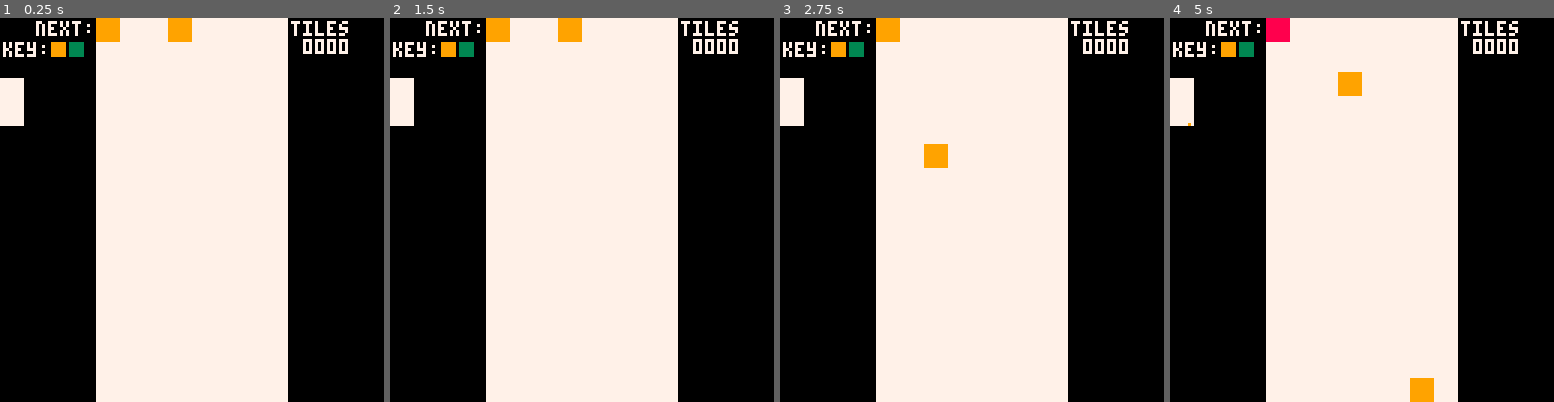
Above: before the commit, frames 1-4 (left to right).
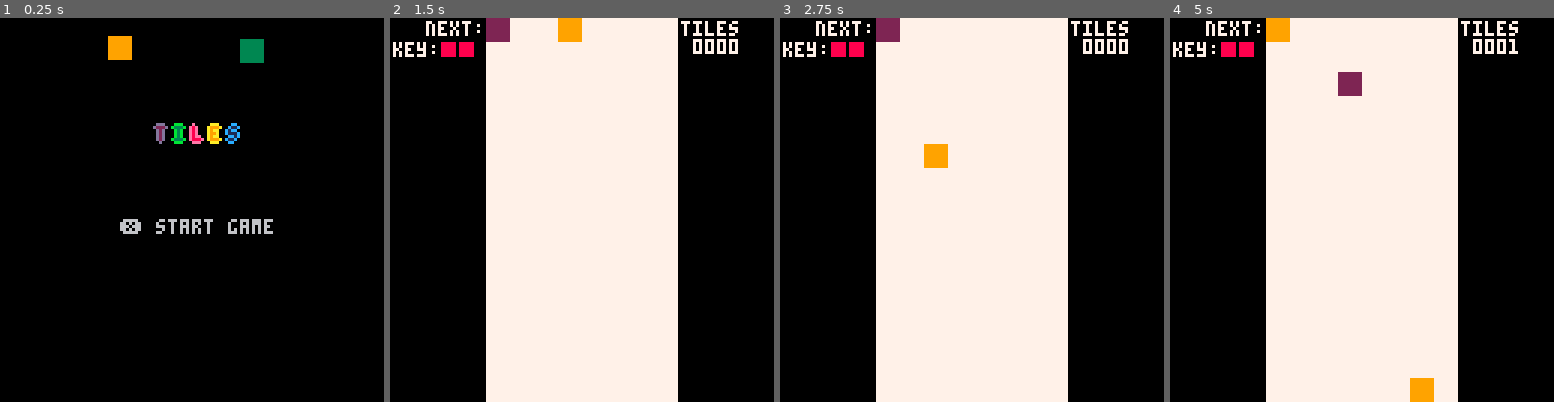
Above: after the commit, the same moments.

Repository: jplopez/1kjam
Game: PICO-8 cartridge 1kjam.p8
Same seed, same stepped clock (60 frames per second), same inputs: the game is played once before the commit and once after it.
Inputs:
- Up to frame 1 (0.25 s): no input
- Up to frame 2 (1.5 s): tap X (X key) at 1.07 s
- Up to frame 3 (2.75 s): hold Left 1.97-2.37 s; tap X (X key) at 2.07, 2.4, 2.73 s; hold Down from 2.42 s (still down)
- Up to frame 4 (5 s): release Down at 2.82 s; hold Right 2.87-3.53 s; tap X (X key) every 0.33 s from 3.07 to 4.73 s; hold Right 4.13-4.53 s; hold Down from 4.58 s (still down)

The runs differ from the first frame. In frame 1, 52% of the frame differs, in the area x 0-91%, y 0-100%; in frame 2, 1.5%; in frame 3, 1.5%; in frame 4, 1.9%.

Commit message:
final blowout

Diff:
--- a/1kjam.p8
+++ b/1kjam.p8
@@ -15,31 +15,11 @@
 #include src/scenes/game.lua
 #include src/scenes/lose.lua
 
-function _init()ln("1kjam started")scene:load(game_scene)end
+function _init()ln("1kjam started")scene:load(title_scene)end
 
 function _update()scene.current:update()end
 
-function _draw()cls()draw_ui()scene.current:draw()end
-
-function draw_ui()
-	-- playable area
-	rectfill(32,0,95,127,7)
-	-- ui
-	?"next:",12,1,7
-	?"tiles\n "..pad(tcount,4),97,1,7
-	?"key:",1,8,7
-	rectfill(17,8,21,12,key[1])
-	rectfill(23,8,27,12,key[2])
-
-	--debug
-	rectfill(0,20,7,25,7)
-	for c=1,8 do
-		for r=1,16 do
-			local clr=(board:is_empty(c,r) and 7 or board:get(c,r).clr)
-			pset(c-1,19+r,clr)
-		end
-	end
-end
+function _draw()cls()scene.current:draw()end
 
 
 
--- a/src/commons.lua
+++ b/src/commons.lua
@@ -13,7 +13,7 @@
 })
 
 -- generates the matching key
-function refresh_key()key={rnd(clrs),rnd(clrs)}end
+function refresh_key(_ENV)key={rnd(clrs),rnd(clrs)}end
 
 function l(text,...)
   local pre=tostr(t())pre=pre..spaces(8-#pre)
@@ -38,14 +38,14 @@
   if #impact>0 then
     local match=false
     for tl in all(impact)do
-      if(tl~=e and key_check(trigger,tl))board:destroy(tl.x,tl.y)tl:destroy()match=true
+      if(tl~=e and key_check(_ENV,trigger,tl))board:destroy(tl.x,tl.y)tl:destroy()match=true
     end
-    if(match)board:destroy(x,y)trigger:destroy()refresh_key()
+    if(match)board:destroy(x,y)trigger:destroy()refresh_key(_ENV)
   end
 end
 
 -- checks the if slot x,y with color 'c' matches any of the keys
-function key_check(tl1,tl2)
+function key_check(_ENV,tl1,tl2)
   l("key check")l(tl1)l(tl2)
   return (tl1.clr==key[1] and tl2.clr==key[2])
     or (tl1.clr==key[2] and tl2.clr==key[1])
--- a/src/entities/tile.lua
+++ b/src/entities/tile.lua
@@ -9,16 +9,16 @@
   -- utility constructors for current and next
   random=function(_ENV,_x,_y)
     return tile({x=_x or 1, y=_y or 1,
-        clr=rnd(clrs), state=global.idle})
+        clr=rnd(clrs),state=global.idle})
   end,
 
   move=function(_ENV,dx,dy)
     local nx=mid(1,x+dx,8)
 	  local ny=min(y+dy,16)
-    if(board:is_empty(nx,ceil(ny))) then
+    if(board:is_empty(nx,ceil(ny)))then
       x,y=nx,ny --update tile position
       state=global.move
-      if(y==16) state=global.parked
+      if(y==16)state=global.parked
     else
       y=flr(ny)
       state=global.parked
@@ -26,12 +26,10 @@
     return(state==global.move)
   end,
 
-  update=function(_ENV) if(state==global.move) move(_ENV,0,tsp)end,
+  update=function(_ENV)if(state==global.move)move(_ENV,0,tsp)end,
 
   draw=function(_ENV)
-    --l("tile draw x,y:"..x..","..y)
     rectfill(32+((x-1)*8),(y-1)*8,
         32+(x*8)-1,y*8-1,clr)
   end,
-
 })
--- a/src/scenes/game.lua
+++ b/src/scenes/game.lua
@@ -4,9 +4,10 @@
     board:init()
     board:setup()
     key=entity:extend()
-    refresh_key()
+    refresh_key(_ENV)
     cur=tile:random(4)
     nxt=tile:random()
+		tcount=0
 		l(cur)l(nxt)
 	end,
 
@@ -14,19 +15,17 @@
 		entity:each("update")
     input(_ENV)
     update_current(_ENV)
-
 		-- check win state
 		-- if #heart.pool==0 then
 		-- 	scene:load(win_scene)
 		-- end
-
 		-- check game over state
 		if(cur.y==1 and cur.state==global.parked) then
 		 	scene:load(lose_scene)
 		end
 	end,
 
-	draw=function(_ENV)entity:each("draw")end,
+	draw=function(_ENV)draw_ui(_ENV)entity:each("draw")end,
 })
 
 -- handle inputs
@@ -49,3 +48,22 @@
 		tcount+=1
 	end
 end
+
+function draw_ui(_ENV)
+	-- playable area
+	rectfill(32,0,95,127,7)
+	-- ui
+	?"next:",12,1,7
+	?"tiles\n "..pad(tcount,4),97,1,7
+	?"key:",1,8,7
+	rectfill(17,8,21,12,key[1])
+	rectfill(23,8,27,12,key[2])
+	--debug
+	-- rectfill(0,20,7,25,7)
+	-- for c=1,8 do
+	-- 	for r=1,16 do
+	-- 		local clr=(board:is_empty(c,r) and 7 or board:get(c,r).clr)
+	-- 		pset(c-1,19+r,clr)
+	-- 	end
+	-- end
+end
--- a/src/scenes/title.lua
+++ b/src/scenes/title.lua
@@ -1,32 +1,32 @@
 title_scene=scene:extend({
-	init=function(_ENV)
-		frame=0
-	end,
+
+	init=function(_ENV)entity:each("destroy")end,
 
 	update=function(_ENV)
 		entity:each("update")
-
-		if btnp(❎) then
-			scene:load(game_scene)
-		end
-
+		if(btnp(❎))entity:each("destroy")scene:load(game_scene)
 		-- spawn spark each 4/10 sec
-		-- if (t()*10)\1%4==0 then
-		-- 	title_heart:create_spark()
-		-- end
+		if((t()*10)\1%45==0)create_tile(_ENV)
 	end,
 
-	draw=function()
+	draw=function(_ENV)
 		-- draw entities
 		entity:each("draw")
 		-- title
-		printo("t",54,7,2,13)
-		printo("i",60,7,3,11)
-		printo("l",66,7,8,14)
-		printo("e",72,7,9,10)
-		printo("s",78,7,1,12)
+		printo("t",52,37+cos(t()),2,13)
+		printo("i",58,37+sin(t()),3,11)
+		printo("l",64,37+cos(t()),8,14)
+		printo("e",70,37+sin(t()),9,10)
+		printo("s",76,37+cos(t()),1,12)
+		-- prompt
+		printc("❎ start game",67,6)
+	end,
 
-		-- prompt
-		printc("❎ start game",96,7)
-	end,
+	create_tile=function(_ENV)
+		local tl=tile.random(_ENV,1+rnd(7),1)
+		tl.update=function(_ENV)
+			y+=tsp
+			if(y==16)y=1x=1+rnd(7)
+		end
+	end
 })
Not shown, changed: 31 lines of the sprite sheet (__gfx__) section of 1kjam.p8
Not shown, added: log.p8l
